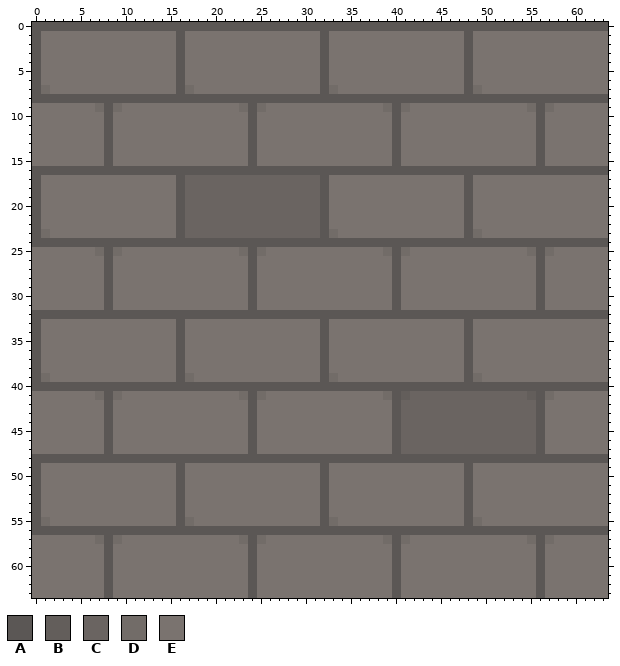
File history of a pixel-art sprite, public/textures/brick_1.png. Above, as it was before the edit.
The file is 64x64 pixels. Colours within 5 levels of each other are drawn and written as one.
Palette (. is transparent): A #5b5755  B #635e5b  C #6a6461  D #726c68  E #7a736f
After:
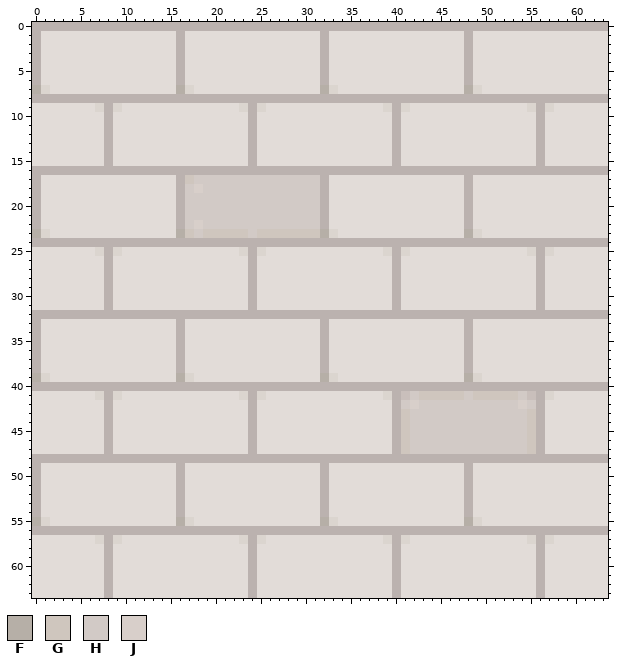
Colours new in this view: F #b6afa7  G #cfc6be  H #d2cac6  J #d8cfca
Changes in this commit:
colour A: #5b5755 -> #bbb2af
colour B: #635e5b -> #c9bfbb
colour D: #726c68 -> #dbd5cf
colour E: #7a736f -> #e2dcd8
Changed rows in their new state; - is a pixel that keeps its letter.
first column x 0:
 7 F---------------F---------------F---------------F
first column x 0:
17 -----------------GHHHHHHHHHHHHHH-----------------
18 -----------------HJHHHHHHHHHHHHH-----------------
19 -----------------HHHHHHHHHHHHHHH-----------------
20 -----------------HHHHHHHHHHHHHHH-----------------
21 -----------------HHHHHHHHHHHHHHH-----------------
22 -----------------HJHHHHHHHHHHHHH-----------------
23 F---------------FGHGGGGGHGGGGGGGF---------------F
first column x 0:
39 F---------------F---------------F---------------F-------
41 ------------------------------------------HGGGGGHGGGGGH-
42 -----------------------------------------HJHHHHHHHHHHHJH
43 -----------------------------------------GHHHHHHHHHHHHHG
44 -----------------------------------------GHHHHHHHHHHHHHG
45 -----------------------------------------GHHHHHHHHHHHHHG
46 -----------------------------------------GHHHHHHHHHHHHHG
47 -----------------------------------------GHHHHHHHHHHHHHG
first column x 0:
55 F---------------F---------------F---------------F
